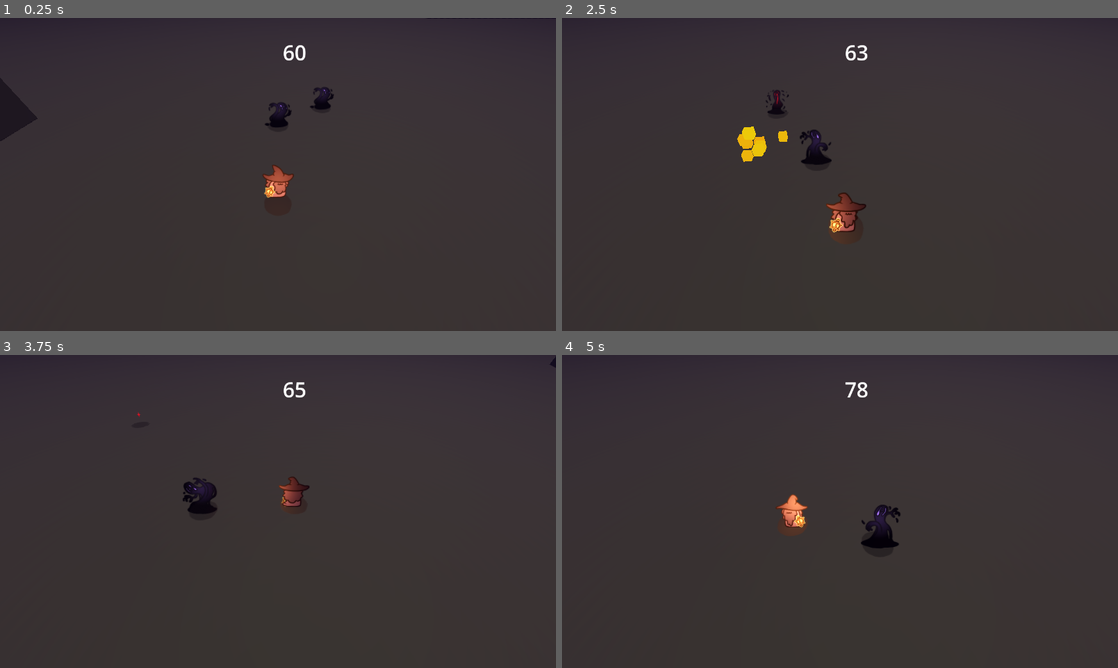
Above: before the commit, frames 1-4 (two rows, left to right).
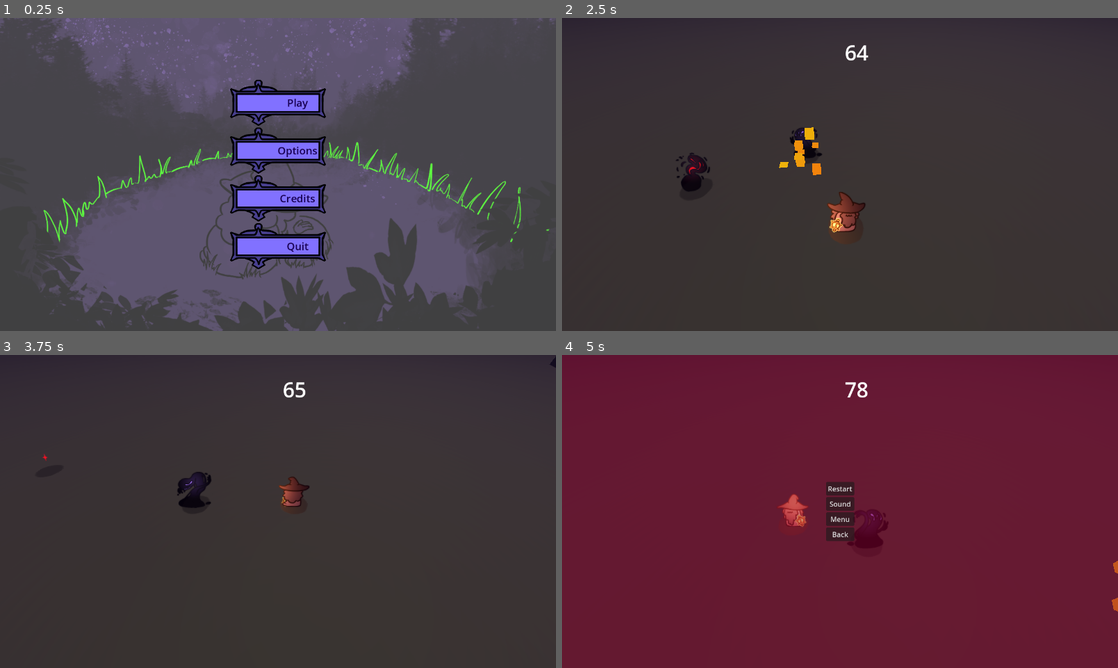
Above: after the commit, the same moments.

Repository: YhagoTomasini/GMTK_026
Game: Godot game, scene res://Scenes/menu.tscn
Two runs of this game, one before a commit and one after it. Both use one fixed random seed, a clock stepped at 60 frames per second and the inputs below. Before the commit the project starts from res://Scenes/world.tscn.
Inputs (mouse positions are in pixels of both pictures, inside the frame that each line leads up to):
- Up to frame 1 (0.25 s): no input
- Up to frame 2 (2.5 s): click (840, 102) at 0.5 s, where only the run after the commit has a clickable "Play"; tap Enter (ui_accept) at 1.25, 1.35, 1.52, 1.82, 2.27, 2.3 s; move the mouse to (962, 158) at 1.27 s; hold Right (ui_right) 1.28-2.03 s; move the mouse to (728, 190) at 2.02 s; hold Down (ui_down) from 2.03 s (still down); right-click (728, 190) at 2.1 s
- Up to frame 3 (3.75 s): tap Enter (ui_accept) at 2.57, 3.05, 3.6 s; move the mouse to (333, 442) at 2.77 s; release Down (ui_down) at 2.78 s; press the mouse at (333, 442) at 2.78 s; hold Right (ui_right) 2.78-3.53 s; move the mouse to (250, 574) at 3.52 s; release the mouse at (250, 574) at 3.53 s; hold Up (ui_up) from 3.53 s (still down)
- Up to frame 4 (5 s): tap Enter (ui_accept) at 3.77, 4.07, 4.52, 4.55, 4.82 s; move the mouse to (1006, 558) at 4.27 s; release Up (ui_up) at 4.28 s; hold Left (ui_left) from 4.28 s (still down); hold Right mouse button (magic) from 4.28 s (still down); tap P (ui_menu, bound only after the commit) at 4.9 s

The runs differ from the first frame. In frame 1, 58% of the frame differs, in the area x 0-100%, y 0-100%; in frame 2, 1.8%; in frame 3, 0.5%; in frame 4, 100%.

Commit message:
pitacos das telas mas nada final

Diff:
--- /dev/null
+++ b/gmtk-026/Resources/tex_box.tres
@@ -0,0 +1,12 @@
+[gd_resource type="StyleBoxTexture" load_steps=2 format=3 uid="uid://j2sukbdhcf2d"]
+
+[ext_resource type="Texture2D" uid="uid://b24bxh157bvt1" path="res://Assets/button_bg.png" id="1_yoydc"]
+
+[resource]
+texture = ExtResource("1_yoydc")
+texture_margin_left = 116.0
+texture_margin_top = 36.0
+texture_margin_right = 26.0
+texture_margin_bottom = 36.0
+region_rect = Rect2(0, 0, 144, 144)
+modulate_color = Color(0.627451, 0.6313726, 1, 0.70980394)
--- /dev/null
+++ b/gmtk-026/Resources/theme_base.tres
@@ -0,0 +1,68 @@
+[gd_resource type="Theme" load_steps=9 format=3 uid="uid://b143ra3iqge8s"]
+
+[ext_resource type="StyleBox" uid="uid://j2sukbdhcf2d" path="res://Resources/tex_box.tres" id="1_8aj4f"]
+[ext_resource type="Texture2D" uid="uid://b24bxh157bvt1" path="res://Assets/button_bg.png" id="2_e0elu"]
+
+[sub_resource type="StyleBoxTexture" id="StyleBoxTexture_rfqti"]
+texture = ExtResource("2_e0elu")
+texture_margin_left = 116.0
+texture_margin_top = 36.0
+texture_margin_right = 26.0
+texture_margin_bottom = 36.0
+region_rect = Rect2(0, 0, 144, 144)
+modulate_color = Color(0.627451, 0.6313726, 1, 0.70980394)
+
+[sub_resource type="StyleBoxTexture" id="StyleBoxTexture_g8i7c"]
+texture = ExtResource("2_e0elu")
+texture_margin_left = 116.0
+texture_margin_top = 36.0
+texture_margin_right = 26.0
+texture_margin_bottom = 36.0
+modulate_color = Color(1, 0.54509807, 0.47843137, 1)
+
+[sub_resource type="StyleBoxTexture" id="StyleBoxTexture_23t3j"]
+texture = ExtResource("2_e0elu")
+texture_margin_left = 116.0
+texture_margin_top = 36.0
+texture_margin_right = 26.0
+texture_margin_bottom = 36.0
+expand_margin_left = 92.0
+modulate_color = Color(0.74509805, 0.73333335, 1, 1)
+
+[sub_resource type="StyleBoxTexture" id="StyleBoxTexture_8ph6h"]
+texture = ExtResource("2_e0elu")
+texture_margin_left = 116.0
+texture_margin_top = 36.0
+texture_margin_right = 26.0
+texture_margin_bottom = 36.0
+modulate_color = Color(0.74509805, 0.73333335, 1, 1)
+
+[sub_resource type="StyleBoxTexture" id="StyleBoxTexture_5ti5v"]
+texture = ExtResource("2_e0elu")
+texture_margin_left = 116.0
+texture_margin_top = 36.0
+texture_margin_right = 26.0
+texture_margin_bottom = 36.0
+region_rect = Rect2(0, 0, 144, 144)
+modulate_color = Color(0.50483704, 0.4450943, 1, 1)
+
+[sub_resource type="StyleBoxTexture" id="StyleBoxTexture_1by5w"]
+texture = ExtResource("2_e0elu")
+texture_margin_left = 116.0
+texture_margin_top = 36.0
+texture_margin_right = 26.0
+texture_margin_bottom = 36.0
+region_rect = Rect2(0, 0, 144, 144)
+
+[resource]
+Button/colors/font_color = Color(0.09411765, 0, 0.31764707, 1)
+Button/colors/font_disabled_color = Color(0.09411765, 0, 0.31764707, 0.47843137)
+Button/colors/font_focus_color = Color(0.9490196, 0.30588236, 0, 1)
+Button/font_sizes/font_size = 24
+Button/styles/disabled = ExtResource("1_8aj4f")
+Button/styles/disabled_mirrored = SubResource("StyleBoxTexture_rfqti")
+Button/styles/focus = SubResource("StyleBoxTexture_g8i7c")
+Button/styles/hover = SubResource("StyleBoxTexture_23t3j")
+Button/styles/hover_pressed = SubResource("StyleBoxTexture_8ph6h")
+Button/styles/normal = SubResource("StyleBoxTexture_5ti5v")
+Button/styles/pressed = SubResource("StyleBoxTexture_1by5w")
--- /dev/null
+++ b/gmtk-026/Scenes/Hud.tscn
@@ -0,0 +1,25 @@
+[gd_scene load_steps=2 format=3 uid="uid://dat5q57ryr0j5"]
+
+[ext_resource type="Script" path="res://Scripts/fire_timer.gd" id="1_chfh5"]
+
+[node name="hud" type="Control"]
+layout_mode = 3
+anchors_preset = 15
+anchor_right = 1.0
+anchor_bottom = 1.0
+grow_horizontal = 2
+grow_vertical = 2
+script = ExtResource("1_chfh5")
+
+[node name="text_number" type="Label" parent="."]
+layout_mode = 0
+offset_left = 651.0
+offset_top = 46.0
+offset_right = 733.0
+offset_bottom = 113.0
+theme_override_font_sizes/font_size = 48
+text = "100"
+
+[node name="Timer" type="Timer" parent="."]
+
+[connection signal="timeout" from="Timer" to="." method="_on_timer_timeout"]
--- a/gmtk-026/Scenes/menu.tscn
+++ b/gmtk-026/Scenes/menu.tscn
@@ -1,10 +1,11 @@
-[gd_scene load_steps=8 format=3 uid="uid://dn6r4bjuj17hg"]
+[gd_scene load_steps=9 format=3 uid="uid://dn6r4bjuj17hg"]
 
 [ext_resource type="Script" uid="uid://cuq7tncrpxc6a" path="res://Scripts/menu.gd" id="1_wwsa2"]
 [ext_resource type="Texture2D" uid="uid://dg2lvhnrjb53s" path="res://Assets/fundo1.png" id="2_jsrd8"]
 [ext_resource type="Texture2D" uid="uid://4bgjjmmo0qf3" path="res://Assets/fundo2.png" id="3_wbdvm"]
 [ext_resource type="Texture2D" uid="uid://b3grqirscrs13" path="res://Assets/fundo3.png" id="4_q3rjx"]
 [ext_resource type="Texture2D" uid="uid://bl286pfn0o5ow" path="res://Assets/fundo4.png" id="5_6swd7"]
+[ext_resource type="Theme" uid="uid://b143ra3iqge8s" path="res://Resources/theme_base.tres" id="6_q3rjx"]
 [ext_resource type="PackedScene" uid="uid://dr05yaivyuxep" path="res://Scenes/pause.tscn" id="6_wbdvm"]
 [ext_resource type="PackedScene" uid="uid://dauhtd8q87fcf" path="res://Scenes/som_config.tscn" id="7_q3rjx"]
 
@@ -73,19 +74,22 @@
 
 [node name="BPlay" type="Button" parent="CanvasLayer/VBoxContainer"]
 layout_mode = 2
+theme = ExtResource("6_q3rjx")
 text = "Play"
 
 [node name="BOptions" type="Button" parent="CanvasLayer/VBoxContainer"]
 layout_mode = 2
+theme = ExtResource("6_q3rjx")
 text = "Options"
 
 [node name="BCredits" type="Button" parent="CanvasLayer/VBoxContainer"]
 layout_mode = 2
+theme = ExtResource("6_q3rjx")
 text = "Credits"
 
 [node name="BQuit" type="Button" parent="CanvasLayer/VBoxContainer"]
-visible = false
 layout_mode = 2
+theme = ExtResource("6_q3rjx")
 text = "Quit"
 
 [node name="Pause" parent="CanvasLayer" instance=ExtResource("6_wbdvm")]
--- a/gmtk-026/Scenes/pause.tscn
+++ b/gmtk-026/Scenes/pause.tscn
@@ -1,12 +1,27 @@
-[gd_scene format=3 uid="uid://dr05yaivyuxep"]
+[gd_scene load_steps=2 format=3 uid="uid://dr05yaivyuxep"]
 
-[node name="Pause" type="Control"]
+[ext_resource type="Script" uid="uid://c2es2lo6ktfxk" path="res://Scripts/pause.gd" id="1_o80xk"]
+
+[node name="Pause" type="Control" node_paths=PackedStringArray("voltarB", "corFundo")]
+process_mode = 3
 layout_mode = 3
 anchors_preset = 15
 anchor_right = 1.0
 anchor_bottom = 1.0
 grow_horizontal = 2
 grow_vertical = 2
+script = ExtResource("1_o80xk")
+voltarB = NodePath("VBoxContainer/BReiniciar")
+corFundo = NodePath("ColorRect")
+
+[node name="ColorRect" type="ColorRect" parent="."]
+layout_mode = 1
+anchors_preset = 15
+anchor_right = 1.0
+anchor_bottom = 1.0
+grow_horizontal = 2
+grow_vertical = 2
+color = Color(1, 1, 1, 0.38039216)
 
 [node name="VBoxContainer" type="VBoxContainer" parent="."]
 layout_mode = 1
@@ -24,12 +39,16 @@
 
 [node name="BReiniciar" type="Button" parent="VBoxContainer"]
 layout_mode = 2
+text = "Restart"
 
 [node name="BSom" type="Button" parent="VBoxContainer"]
 layout_mode = 2
+text = "Sound"
 
 [node name="BMenu" type="Button" parent="VBoxContainer"]
 layout_mode = 2
+text = "Menu"
 
 [node name="BVoltar" type="Button" parent="VBoxContainer"]
 layout_mode = 2
+text = "Back"
--- a/gmtk-026/Scenes/som_config.tscn
+++ b/gmtk-026/Scenes/som_config.tscn
@@ -1,6 +1,7 @@
 [gd_scene format=3 uid="uid://dauhtd8q87fcf"]
 
 [node name="SomConfig" type="Control"]
+process_mode = 3
 layout_mode = 3
 anchors_preset = 15
 anchor_right = 1.0
--- a/gmtk-026/Scenes/world.tscn
+++ b/gmtk-026/Scenes/world.tscn
@@ -7,7 +7,9 @@
 [ext_resource type="PackedScene" uid="uid://cncvv1t8mmyyw" path="res://Prefabs/slime_1.tscn" id="5_5v1tr"]
 [ext_resource type="Script" uid="uid://cwxh86jtpvy6y" path="res://Scripts/shadow.gd" id="6_o06y3"]
 [ext_resource type="PackedScene" uid="uid://b46rsxkdcyehr" path="res://Prefabs/pivo_spawner.tscn" id="7_o06y3"]
-[ext_resource type="Script" uid="uid://6nsl2cw5ki82" path="res://Scripts/fire_timer.gd" id="8_k7acu"]
+[ext_resource type="PackedScene" uid="uid://dauhtd8q87fcf" path="res://Scenes/som_config.tscn" id="8_0fj1v"]
+[ext_resource type="PackedScene" uid="uid://dr05yaivyuxep" path="res://Scenes/pause.tscn" id="9_ikia7"]
+[ext_resource type="PackedScene" uid="uid://dat5q57ryr0j5" path="res://Scenes/Hud.tscn" id="10_7yui6"]
 
 [sub_resource type="PanoramaSkyMaterial" id="PanoramaSkyMaterial_o06y3"]
 
@@ -283,24 +285,10 @@
 
 [node name="HUD" type="CanvasLayer" parent="."]
 
-[node name="fire_timer" type="Control" parent="HUD"]
-layout_mode = 3
-anchors_preset = 15
-anchor_right = 1.0
-anchor_bottom = 1.0
-grow_horizontal = 2
-grow_vertical = 2
-script = ExtResource("8_k7acu")
-
-[node name="text_number" type="Label" parent="HUD/fire_timer"]
-layout_mode = 0
-offset_left = 651.0
-offset_top = 46.0
-offset_right = 733.0
-offset_bottom = 113.0
-theme_override_font_sizes/font_size = 48
-text = "100"
-
-[node name="Timer" type="Timer" parent="HUD/fire_timer"]
-
-[connection signal="timeout" from="HUD/fire_timer/Timer" to="HUD/fire_timer" method="_on_timer_timeout"]
+[node name="SomConfig" parent="HUD" instance=ExtResource("8_0fj1v")]
+visible = false
+
+[node name="Pause" parent="HUD" instance=ExtResource("9_ikia7")]
+visible = false
+
+[node name="Hud" parent="HUD" instance=ExtResource("10_7yui6")]
--- /dev/null
+++ b/gmtk-026/Scripts/pause.gd
@@ -0,0 +1,84 @@
+extends Control
+
+@export var voltarB : Button
+@export var corFundo : ColorRect
+@export var configs : Control
+
+var parado : bool
+var naConfig : bool
+
+var usando_teclado : bool
+
+func _ready() -> void:
+	visible = false
+	parado = false
+	naConfig = false
+	corFundo.color = Color(0.58, 0.0, 0.188, 0.486)
+
+	usando_teclado = false
+
+func despausa():
+	get_tree().paused = false
+
+	visible = false
+	parado = false
+
+func pausar():
+	if !parado:
+		visible = true
+		get_tree().paused = true
+
+		await get_tree().process_frame
+		parado = true
+
+func grabFocus():
+	naConfig = false
+
+
+func _unhandled_input(event: InputEvent) -> void:
+	if event.is_action_pressed("ui_menu"):
+		if !parado:
+			if !naConfig:
+				pausar()
+		else:
+			if !naConfig:
+				despausa()
+
+	# 🎮 detecta teclado / controle
+	if visible:
+		if event.is_action_pressed("ui_up") \
+		or event.is_action_pressed("ui_down") \
+		or event.is_action_pressed("ui_left") \
+		or event.is_action_pressed("ui_right"):
+
+			if not usando_teclado:
+				usando_teclado = true
+
+				# se ninguém estiver focado, foca o primeiro botão
+			if not get_viewport().gui_get_focus_owner():
+				voltarB.grab_focus()
+
+		# 🖱 detecta movimento do mouse
+		if event is InputEventMouseMotion:
+			if usando_teclado:
+				usando_teclado = false
+
+				var foco = get_viewport().gui_get_focus_owner()
+				if foco:
+					foco.release_focus()
+
+
+func _on_b_reiniciar_pressed() -> void:
+	pass # Replace with function body.
+
+
+func _on_b_som_pressed() -> void:
+	pass # Replace with function body.
+
+
+func _on_b_menu_pressed() -> void:
+	pass # Replace with function body.
+
+
+func _on_b_voltar_pressed() -> void:
+	pass # Replace with function body.
--- a/gmtk-026/project.godot
+++ b/gmtk-026/project.godot
@@ -11,7 +11,7 @@
 [application]
 
 config/name="GMTK_026"
-run/main_scene="uid://cu7b3aajynyi1"
+run/main_scene="uid://dn6r4bjuj17hg"
 config/features=PackedStringArray("4.5", "GL Compatibility")
 config/icon="res://icon.svg"
 
@@ -31,6 +31,20 @@
 
 [input]
 
+ui_accept={
+"deadzone": 0.5,
+"events": [Object(InputEventKey,"resource_local_to_scene":false,"resource_name":"","device":0,"window_id":0,"alt_pressed":false,"shift_pressed":false,"ctrl_pressed":false,"meta_pressed":false,"pressed":false,"keycode":4194309,"physical_keycode":0,"key_label":0,"unicode":0,"location":0,"echo":false,"script":null)
+, Object(InputEventKey,"resource_local_to_scene":false,"resource_name":"","device":0,"window_id":0,"alt_pressed":false,"shift_pressed":false,"ctrl_pressed":false,"meta_pressed":false,"pressed":false,"keycode":4194310,"physical_keycode":0,"key_label":0,"unicode":0,"location":0,"echo":false,"script":null)
+, Object(InputEventKey,"resource_local_to_scene":false,"resource_name":"","device":0,"window_id":0,"alt_pressed":false,"shift_pressed":false,"ctrl_pressed":false,"meta_pressed":false,"pressed":false,"keycode":32,"physical_keycode":0,"key_label":0,"unicode":32,"location":0,"echo":false,"script":null)
+, Object(InputEventJoypadButton,"resource_local_to_scene":false,"resource_name":"","device":-1,"button_index":0,"pressure":0.0,"pressed":false,"script":null)
+]
+}
+ui_cancel={
+"deadzone": 0.5,
+"events": [Object(InputEventKey,"resource_local_to_scene":false,"resource_name":"","device":0,"window_id":0,"alt_pressed":false,"shift_pressed":false,"ctrl_pressed":false,"meta_pressed":false,"pressed":false,"keycode":4194305,"physical_keycode":0,"key_label":0,"unicode":0,"location":0,"echo":false,"script":null)
+, Object(InputEventJoypadButton,"resource_local_to_scene":false,"resource_name":"","device":-1,"button_index":1,"pressure":0.0,"pressed":false,"script":null)
+]
+}
 ui_left={
 "deadzone": 0.5,
 "events": [Object(InputEventKey,"resource_local_to_scene":false,"resource_name":"","device":0,"window_id":0,"alt_presse …(194 unchanged characters)…
@@ -63,14 +77,29 @@
 , Object(InputEventKey,"resource_local_to_scene":false,"resource_name":"","device":-1,"window_id":0,"alt_pressed":false …(183 unchanged characters)…
 ]
 }
+ui_menu={
+"deadzone": 0.5,
+"events": [Object(InputEventKey,"resource_local_to_scene":false,"resource_name":"","device":0,"window_id":0,"alt_pressed":false,"shift_pressed":false,"ctrl_pressed":false,"meta_pressed":false,"pressed":false,"keycode":4194370,"physical_keycode":0,"key_label":0,"unicode":0,"location":0,"echo":false,"script":null)
+, Object(InputEventKey,"resource_local_to_scene":false,"resource_name":"","device":-1,"window_id":0,"alt_pressed":false,"shift_pressed":false,"ctrl_pressed":false,"meta_pressed":false,"pressed":false,"keycode":0,"physical_keycode":80,"key_label":0,"unicode":112,"location":0,"echo":false,"script":null)
+, Object(InputEventJoypadButton,"resource_local_to_scene":false,"resource_name":"","device":-1,"button_index":6,"pressure":0.0,"pressed":false,"script":null)
+]
+}
 soco={
 "deadzone": 0.2,
 "events": [Object(InputEventMouseButton,"resource_local_to_scene":false,"resource_name":"","device":-1,"window_id":0,"a …(253 unchanged characters)…
+, Object(InputEventKey,"resource_local_to_scene":false,"resource_name":"","device":-1,"window_id":0,"alt_pressed":false,"shift_pressed":false,"ctrl_pressed":false,"meta_pressed":false,"pressed":false,"keycode":0,"physical_keycode":74,"key_label":0,"unicode":106,"location":0,"echo":false,"script":null)
+, Object(InputEventKey,"resource_local_to_scene":false,"resource_name":"","device":-1,"window_id":0,"alt_pressed":false,"shift_pressed":false,"ctrl_pressed":false,"meta_pressed":false,"pressed":false,"keycode":0,"physical_keycode":88,"key_label":0,"unicode":120,"location":0,"echo":false,"script":null)
+, Object(InputEventJoypadButton,"resource_local_to_scene":false,"resource_name":"","device":-1,"button_index":9,"pressure":0.0,"pressed":false,"script":null)
+, Object(InputEventJoypadButton,"resource_local_to_scene":false,"resource_name":"","device":-1,"button_index":10,"pressure":0.0,"pressed":false,"script":null)
 ]
 }
 magic={
 "deadzone": 0.2,
 "events": [Object(InputEventMouseButton,"resource_local_to_scene":false,"resource_name":"","device":-1,"window_id":0,"a …(253 unchanged characters)…
+, Object(InputEventKey,"resource_local_to_scene":false,"resource_name":"","device":-1,"window_id":0,"alt_pressed":false,"shift_pressed":false,"ctrl_pressed":false,"meta_pressed":false,"pressed":false,"keycode":0,"physical_keycode":75,"key_label":0,"unicode":107,"location":0,"echo":false,"script":null)
+, Object(InputEventKey,"resource_local_to_scene":false,"resource_name":"","device":-1,"window_id":0,"alt_pressed":false,"shift_pressed":false,"ctrl_pressed":false,"meta_pressed":false,"pressed":false,"keycode":0,"physical_keycode":90,"key_label":0,"unicode":122,"location":0,"echo":false,"script":null)
+, Object(InputEventJoypadMotion,"resource_local_to_scene":false,"resource_name":"","device":-1,"axis":4,"axis_value":1.0,"script":null)
+, Object(InputEventJoypadMotion,"resource_local_to_scene":false,"resource_name":"","device":-1,"axis":5,"axis_value":1.0,"script":null)
 ]
 }
 
Binary file added: gmtk-026/Assets/button_bg.png
Not shown, added: gmtk-026/Assets/button_bg.png.import
Not shown: 1 places in gmtk-026/Scenes/world.tscn that only renumber resources
Not shown, added: gmtk-026/Scripts/pause.gd.uid
